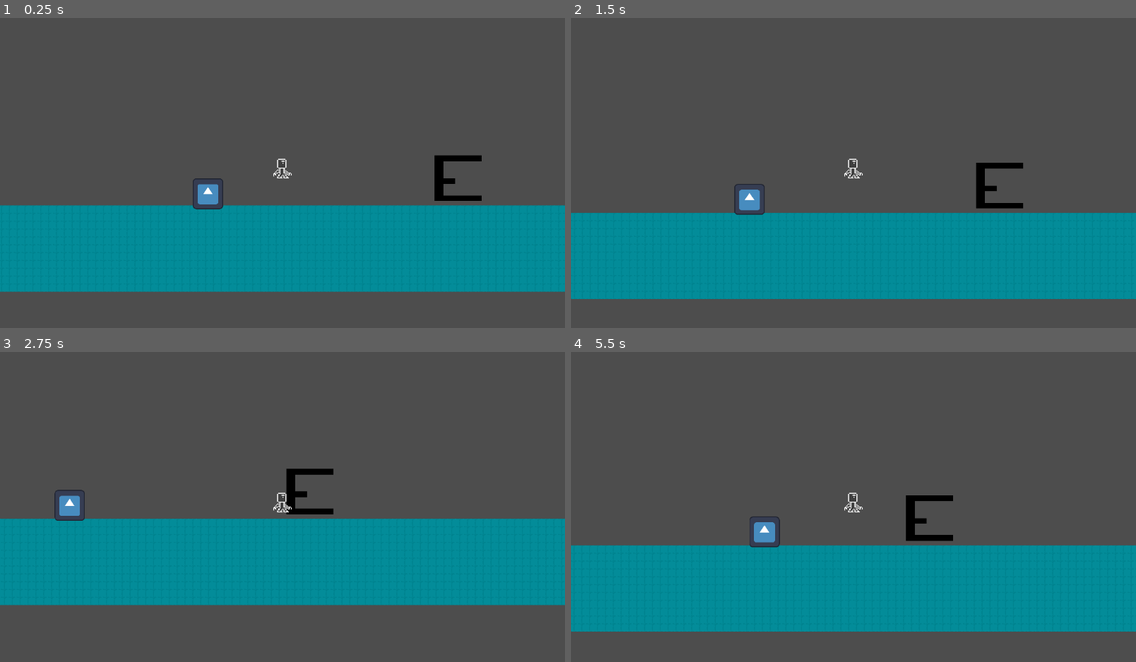
Above: before the commit, frames 1-4 (two rows, left to right).
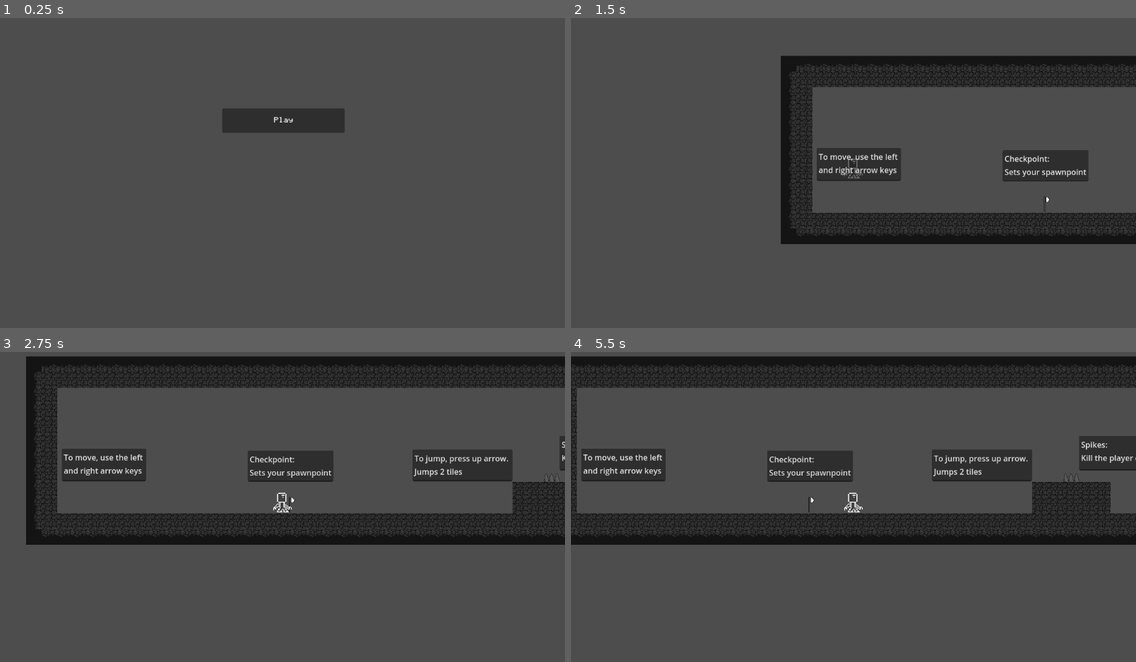
Above: after the commit, the same moments.

Repository: peachyem/ShootingForTheDark
Game: Godot game, scene res://levels/MainMenu.tscn
Same seed, same stepped clock (60 frames per second), same inputs: the game is played once before the commit and once after it. Before the commit the project starts from res://levels/floor.tscn. The engine's default icon, where the game draws it, is replaced by a stand-in: a white triangle on a blue panel in a dark square.
Inputs (mouse positions are in pixels of both pictures, inside the frame that each line leads up to):
- Up to frame 1 (0.25 s): no input
- Up to frame 2 (1.5 s): click (853, 120) at 0.5 s, where only the run after the commit has a clickable "Play"; tap Enter (ui_accept) at 1.25 s; hold Right (ui_right) from 1.28 s (still down)
- Up to frame 3 (2.75 s): keep holding Right (ui_right); tap Enter (ui_accept) at 1.52, 2.27 s
- Up to frame 4 (5.5 s): release Right (ui_right) at 2.78 s; hold Left (ui_left) 2.78-3.53 s; hold Right (ui_right) 3.53-5.03 s; tap Enter (ui_accept) at 3.77, 4.52, 5.27 s; hold Left (ui_left) from 5.03 s (still down)

The runs differ from the first frame. In frame 1, 31% of the frame differs, in the area x 0-100%, y 29-89%; in frame 2, 39%; in frame 3, 47%; in frame 4, 54%, in the area x 0-100%, y 1-91%.

Commit message:
Implemented scene change handling

Diff:
--- a/levels/MainMenu.tscn
+++ b/levels/MainMenu.tscn
@@ -1,8 +1,7 @@
-[gd_scene load_steps=5 format=3 uid="uid://bdttp6cmvproe"]
+[gd_scene load_steps=4 format=3 uid="uid://bdttp6cmvproe"]
 
 [ext_resource type="Script" path="res://scripts/MainMenu.gd" id="1_c61u4"]
 [ext_resource type="FontFile" uid="uid://d1jy3iwvurc1g" path="res://LcdSolid-VPzB.ttf" id="2_5ic64"]
-[ext_resource type="PackedScene" uid="uid://cqu2kmpf0d5oe" path="res://levels/LevelTransition/transition.tscn" id="3_4u4bg"]
 
 [sub_resource type="Theme" id="Theme_wc4x0"]
 default_font = ExtResource("2_5ic64")
@@ -20,13 +19,4 @@
 theme = SubResource("Theme_wc4x0")
 text = "Play"
 
-[node name="Transition" parent="." instance=ExtResource("3_4u4bg")]
-
-[node name="ColorRect" parent="Transition" index="0"]
-visible = false
-metadata/_edit_use_anchors_ = true
-
 [connection signal="pressed" from="Camera2D/Play" to="." method="_on_play_pressed"]
-[connection signal="animation_finished" from="Transition" to="." method="_on_transition_animation_finished"]
-
-[editable path="Transition"]
--- /dev/null
+++ b/levels/level_0.gd
@@ -0,0 +1,11 @@
+extends Node2D
+
+signal level_complete
+
+func _ready():
+	pass # Replace with function body.
+
+
+# Called every frame. 'delta' is the elapsed time since the previous frame.
+func _process(delta):
+	pass
--- /dev/null
+++ b/levels/level_1.gd
@@ -0,0 +1,11 @@
+extends Node2D
+
+signal level_complete
+
+func _ready():
+	pass # Replace with function body.
+
+
+# Called every frame. 'delta' is the elapsed time since the previous frame.
+func _process(delta):
+	pass
--- /dev/null
+++ b/levels/level_2.gd
@@ -0,0 +1,11 @@
+extends Node2D
+
+signal level_complete
+
+func _ready():
+	pass # Replace with function body.
+
+
+# Called every frame. 'delta' is the elapsed time since the previous frame.
+func _process(delta):
+	pass
--- /dev/null
+++ b/levels/level_3.gd
@@ -0,0 +1,11 @@
+extends Node2D
+
+signal level_complete
+
+func _ready():
+	pass # Replace with function body.
+
+
+# Called every frame. 'delta' is the elapsed time since the previous frame.
+func _process(delta):
+	pass
--- /dev/null
+++ b/levels/level_4.gd
@@ -0,0 +1,11 @@
+extends Node2D
+
+signal level_complete
+
+func _ready():
+	pass # Replace with function body.
+
+
+# Called every frame. 'delta' is the elapsed time since the previous frame.
+func _process(delta):
+	pass
--- /dev/null
+++ b/levels/level_5.gd
@@ -0,0 +1,11 @@
+extends Node2D
+
+signal level_complete
+
+func _ready():
+	pass # Replace with function body.
+
+
+# Called every frame. 'delta' is the elapsed time since the previous frame.
+func _process(delta):
+	pass
--- /dev/null
+++ b/levels/level_6.gd
@@ -0,0 +1,11 @@
+extends Node2D
+
+signal level_complete
+
+func _ready():
+	pass # Replace with function body.
+
+
+# Called every frame. 'delta' is the elapsed time since the previous frame.
+func _process(delta):
+	pass
--- /dev/null
+++ b/levels/level_7.gd
@@ -0,0 +1,11 @@
+extends Node2D
+
+signal level_complete
+
+func _ready():
+	pass # Replace with function body.
+
+
+# Called every frame. 'delta' is the elapsed time since the previous frame.
+func _process(delta):
+	pass
--- /dev/null
+++ b/levels/level_8.gd
@@ -0,0 +1,11 @@
+extends Node2D
+
+
+# Called when the node enters the scene tree for the first time.
+func _ready():
+	pass # Replace with function body.
+
+
+# Called every frame. 'delta' is the elapsed time since the previous frame.
+func _process(delta):
+	pass
--- a/project.godot
+++ b/project.godot
@@ -11,7 +11,7 @@
 [application]
 
 config/name="ShootingForTheDark"
-run/main_scene="res://levels/floor.tscn"
+run/main_scene="res://levels/MainMenu.tscn"
 config/features=PackedStringArray("4.2", "Forward Plus")
 config/icon="res://images/icon.svg"
 
@@ -39,6 +39,7 @@
 , Object(InputEventJoypadButton,"resource_local_to_scene":false,"resource_name":"","device":0,"button_index":13,"pressure":0.0,"pressed":false,"script":null)
 , Object(InputEventJoypadMotion,"resource_local_to_scene":false,"resource_name":"","device":0,"axis":0,"axis_value":-1.0,"script":null)
 , Object(InputEventKey,"resource_local_to_scene":false,"resource_name":"","device":-1,"window_id":0,"alt_pressed":false,"shift_pressed":false,"ctrl_pressed":false,"meta_pressed":false,"pressed":false,"keycode":0,"physical_keycode":4194319,"key_label":0,"unicode":0,"echo":false,"script":null)
+, Object(InputEventKey,"resource_local_to_scene":false,"resource_name":"","device":-1,"window_id":0,"alt_pressed":false,"shift_pressed":false,"ctrl_pressed":false,"meta_pressed":false,"pressed":false,"keycode":0,"physical_keycode":65,"key_label":0,"unicode":97,"echo":false,"script":null)
 ]
 }
 ui_right={
@@ -47,6 +48,23 @@
 , Object(InputEventJoypadButton,"resource_local_to_scene":false,"resource_name":"","device":0,"button_index":14,"pressure":0.0,"pressed":false,"script":null)
 , Object(InputEventJoypadMotion,"resource_local_to_scene":false,"resource_name":"","device":0,"axis":0,"axis_value":1.0,"script":null)
 , Object(InputEventKey,"resource_local_to_scene":false,"resource_name":"","device":-1,"window_id":0,"alt_pressed":false,"shift_pressed":false,"ctrl_pressed":false,"meta_pressed":false,"pressed":false,"keycode":0,"physical_keycode":4194321,"key_label":0,"unicode":0,"echo":false,"script":null)
+, Object(InputEventKey,"resource_local_to_scene":false,"resource_name":"","device":-1,"window_id":0,"alt_pressed":false,"shift_pressed":false,"ctrl_pressed":false,"meta_pressed":false,"pressed":false,"keycode":0,"physical_keycode":68,"key_label":0,"unicode":100,"echo":false,"script":null)
+]
+}
+ui_up={
+"deadzone": 0.5,
+"events": [Object(InputEventKey,"resource_local_to_scene":false,"resource_name":"","device":0,"window_id":0,"alt_pressed":false,"shift_pressed":false,"ctrl_pressed":false,"meta_pressed":false,"pressed":false,"keycode":4194320,"physical_keycode":0,"key_label":0,"unicode":0,"echo":false,"script":null)
+, Object(InputEventJoypadButton,"resource_local_to_scene":false,"resource_name":"","device":0,"button_index":11,"pressure":0.0,"pressed":false,"script":null)
+, Object(InputEventJoypadMotion,"resource_local_to_scene":false,"resource_name":"","device":0,"axis":1,"axis_value":-1.0,"script":null)
+, Object(InputEventKey,"resource_local_to_scene":false,"resource_name":"","device":-1,"window_id":0,"alt_pressed":false,"shift_pressed":false,"ctrl_pressed":false,"meta_pressed":false,"pressed":false,"keycode":0,"physical_keycode":87,"key_label":0,"unicode":119,"echo":false,"script":null)
+]
+}
+ui_down={
+"deadzone": 0.5,
+"events": [Object(InputEventKey,"resource_local_to_scene":false,"resource_name":"","device":0,"window_id":0,"alt_pressed":false,"shift_pressed":false,"ctrl_pressed":false,"meta_pressed":false,"pressed":false,"keycode":4194322,"physical_keycode":0,"key_label":0,"unicode":0,"echo":false,"script":null)
+, Object(InputEventJoypadButton,"resource_local_to_scene":false,"resource_name":"","device":0,"button_index":12,"pressure":0.0,"pressed":false,"script":null)
+, Object(InputEventJoypadMotion,"resource_local_to_scene":false,"resource_name":"","device":0,"axis":1,"axis_value":1.0,"script":null)
+, Object(InputEventKey,"resource_local_to_scene":false,"resource_name":"","device":-1,"window_id":0,"alt_pressed":false,"shift_pressed":false,"ctrl_pressed":false,"meta_pressed":false,"pressed":false,"keycode":0,"physical_keycode":83,"key_label":0,"unicode":115,"echo":false,"script":null)
 ]
 }
 
--- a/scripts/GameManager.gd
+++ b/scripts/GameManager.gd
@@ -1,9 +1,51 @@
 extends Node
 
+var preloadedScenes := {
+	"MainMenu" : preload("res://levels/MainMenu.tscn"),
+	"Level0" : preload("res://levels/level_0.tscn"),
+	"Level1" : preload("res://levels/level_1.tscn"),
+	"Level2" : preload("res://levels/level_2.tscn"),
+	"Level3" : preload("res://levels/level_3.tscn"),
+	"Level4" : preload("res://levels/level_4.tscn"),
+	"Level5" : preload("res://levels/level_5.tscn"),
+	"Level6" : preload("res://levels/level_6.tscn"),
+	"Level7" : preload("res://levels/level_7.tscn")
+}
+
+var sceneList := ["MainMenu", "Level0", "Level1", "Level2", "Level3", "Level4", "Level5", "Level6", "Level7"]
+
 var current_checkpoint : Checkpoint
-
 var player : Player
 
 func respawn_player():
 	if current_checkpoint != null:
 		player.position = current_checkpoint.global_position
+
+func load_scene(sceneName: String):
+	var newScene = preloadedScenes[sceneName]
+
+	if (newScene == null):
+		newScene = preloadedScenes["MainMenu"]
+
+	get_tree().change_scene_to_packed(newScene)
+
+	while (get_tree().current_scene == null):
+		await get_tree().process_frame
+
+	get_tree().current_scene.connect("level_complete", _on_level_complete.bind(sceneName))
+
+func get_next_scene(curSceneName: String) -> String:
+	print("getting", curSceneName)
+	var where:= sceneList.find(curSceneName)
+	print(where)
+	if (where == -1 || where == sceneList.size() - 1):
+		return "MainMenu"
+
+	print(sceneList[where + 1])
+
+	return sceneList[where + 1]
+
+func _on_level_complete(levelName : String) -> void:
+	print(levelName)
+	var nextLevel := get_next_scene(levelName)
+	load_scene(nextLevel)
--- a/scripts/MainMenu.gd
+++ b/scripts/MainMenu.gd
@@ -1,15 +1,9 @@
 extends Node2D
 
-@onready var transition = $Transition
-var level1 = preload("res://levels/level_1.tscn")
+signal level_complete
 
-
+func _ready():
+	connect("level_complete", GameManager._on_level_complete.bind("MainMenu"))
 
 func _on_play_pressed():
-	transition.play("fade_out")
-
-
-
-func _on_transition_animation_finished(_anim_name):
-
-	get_tree().change_scene_to_packed(level1)
+	emit_signal("level_complete");
